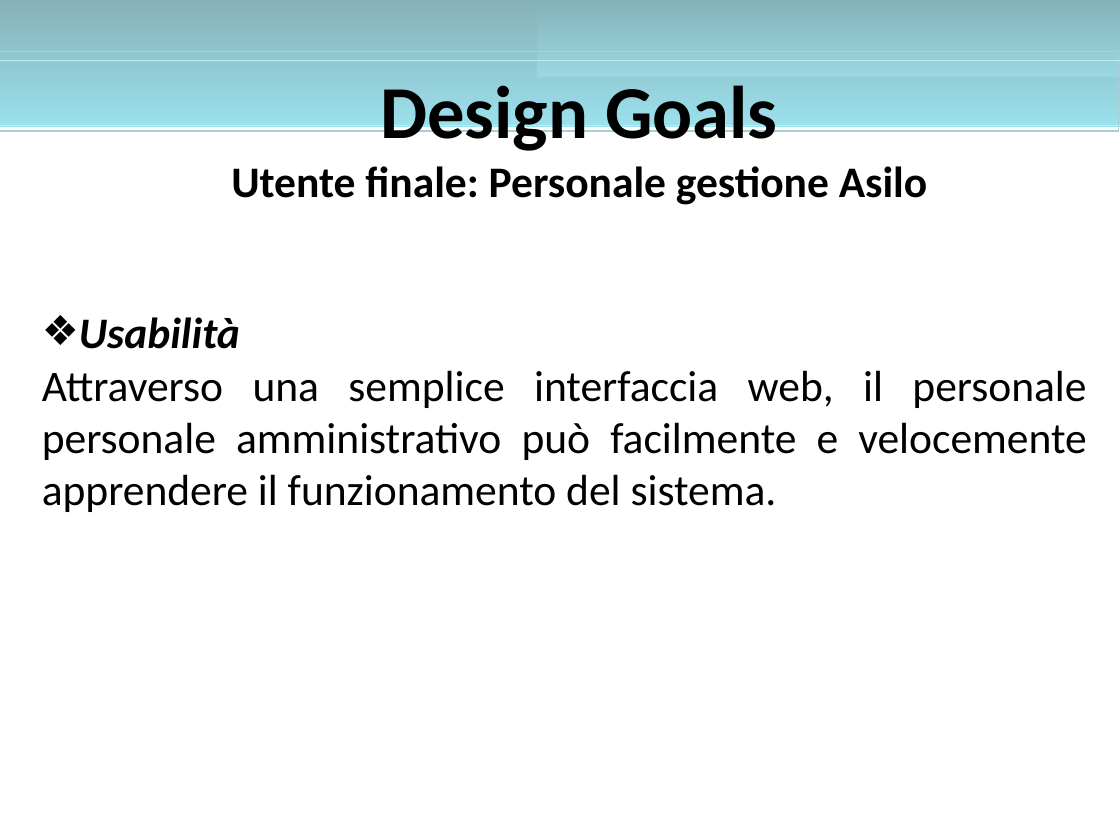
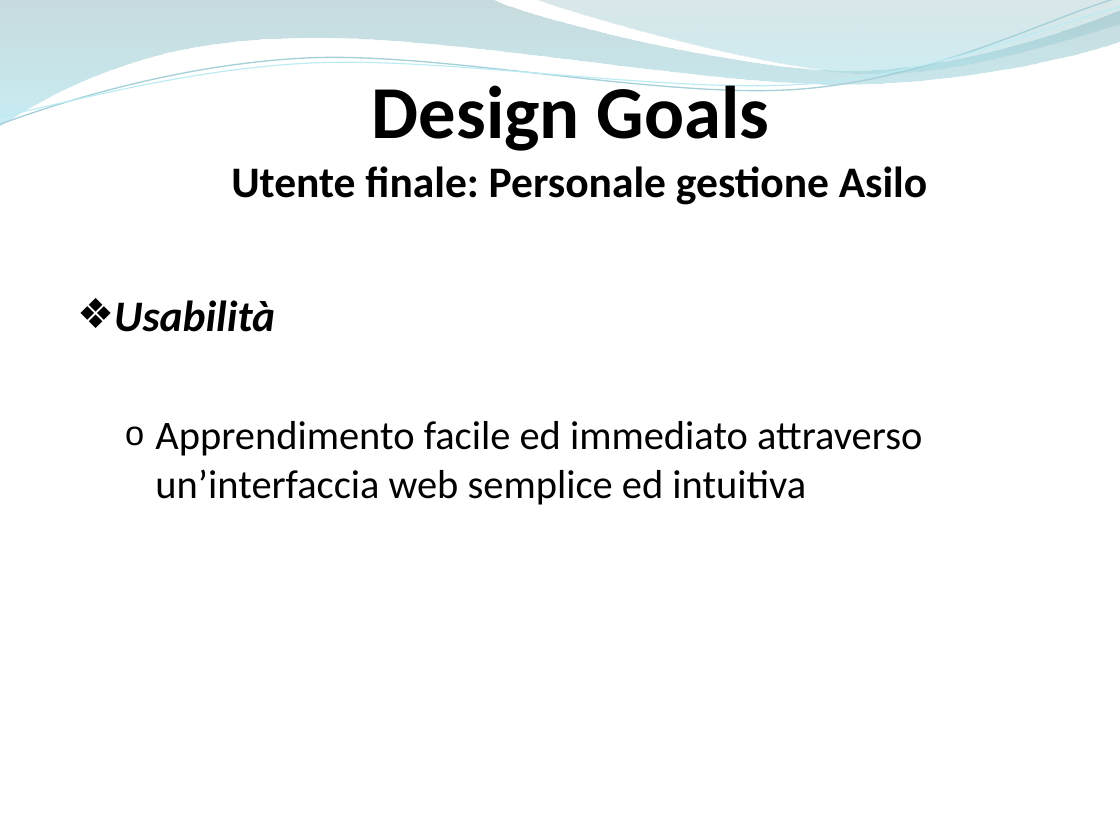
Before and after one commit to ammirate/at-silo, a slide deck: slide 8 of Presentazione/Atsilo1/Micco/Atsilo_A_Micco.pptx. Drawn at 1120x840 pixels with LibreOffice and Linux fonts; fonts in the diff are those of the drawing. Boxes give left, top, right and bottom in pixels: in the first picture for what was removed or moved away, otherwise in the second. Text is boxed around its words. In the diff, an @@ line names an element or a change of style, - is before the commit and + after.

```diff
--- a/Presentazione/Atsilo1/Micco/Atsilo_A_Micco.pptx
+++ b/Presentazione/Atsilo1/Micco/Atsilo_A_Micco.pptx
@@ rectangle removed at bbox=[0, 0, 1120, 127] @@
@@ freeform shape added at bbox=[0, 0, 1120, 127], fill gradient #86B2B9 to #9BE0EC @@
@@ freeform shape added at bbox=[0, 0, 1120, 131], outline #A5D0D7 0.85 pt @@
@@ freeform shape added at bbox=[0, 7, 1120, 125], outline #BBECF4 0.75 pt @@
@@ rectangle removed at bbox=[536, 0, 1120, 77] @@
@@ freeform shape added at bbox=[536, 0, 1120, 77], fill gradient #84B3BB to #9BD7E1 @@
@@ rectangle removed at bbox=[0, 52, 1119, 131] @@
@@ text "Design Goals" rewrapped from bbox=[231, 85, 927, 205] to bbox=[231, 76, 927, 205] @@
@@ rectangle removed at bbox=[0, 60, 1120, 125] @@
@@ text removed at bbox=[42, 317, 1086, 512] @@
-❖ Usabilità
-Attraverso una semplice interfaccia web, il personale personale amministrativo può facilmente e velocemente apprendere il funzionamento del sistema.
@@ text added at bbox=[114, 300, 922, 505], 26 pt, text #000000 @@
+❖ Usabilità
+  o Apprendimento facile ed immediato attraverso un’interfaccia web semplice ed intuitiva
```
Also in this commit, not shown: 16 other slides changed, 7 slides added, 6 slides removed.
